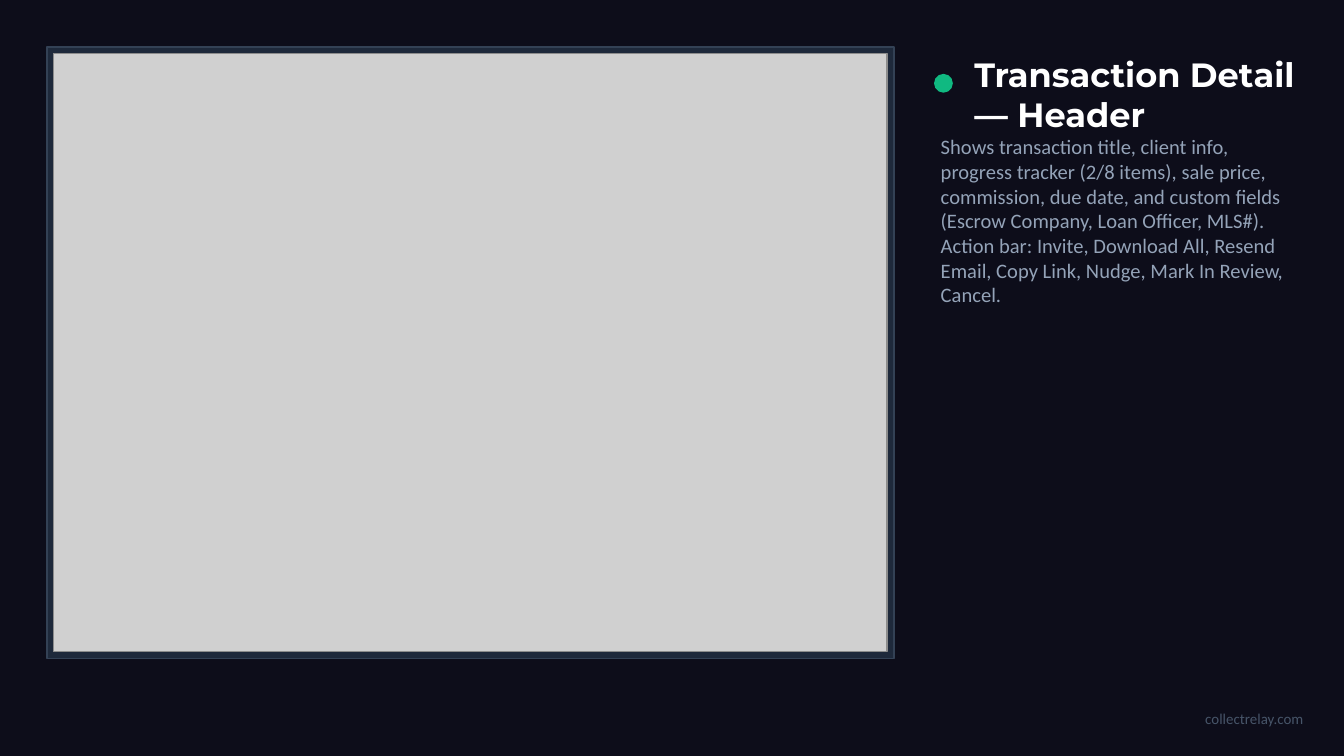
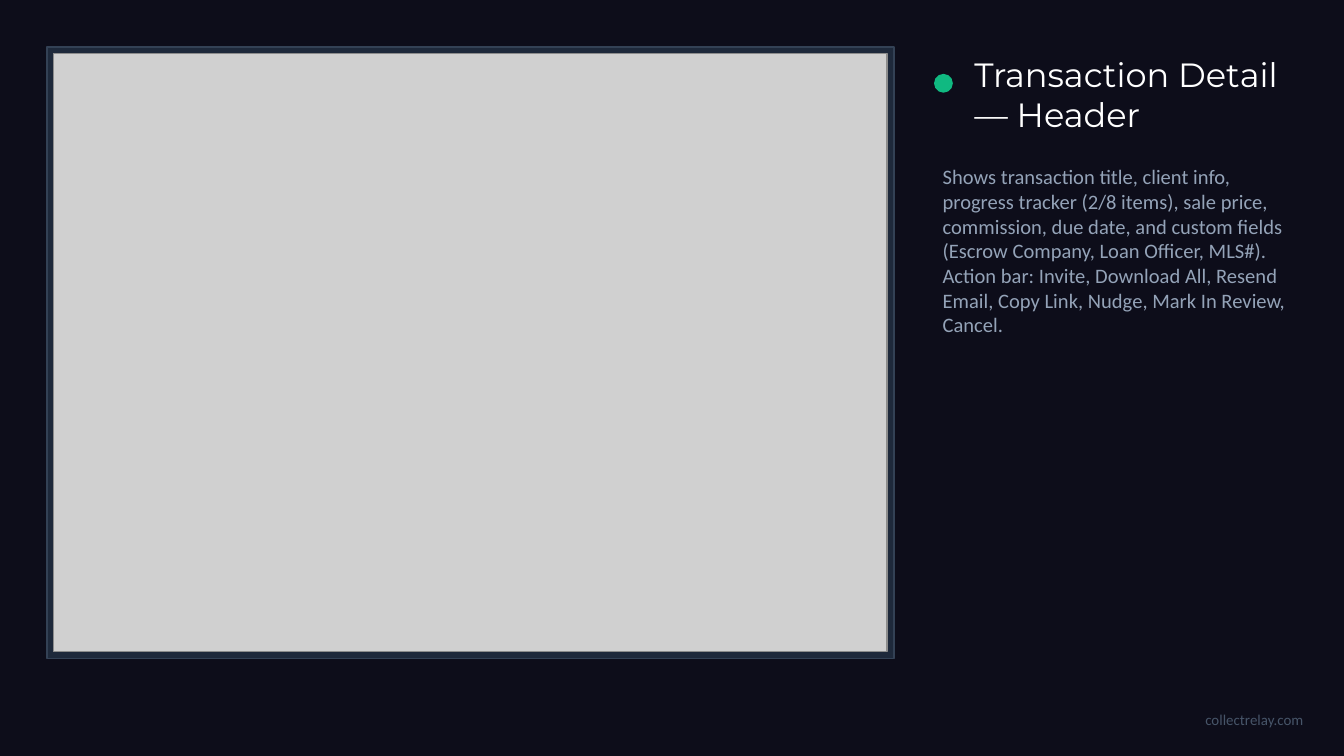
Before and after one commit to mprice78usa/CollectRelay, a slide deck: slide 6 of static/CollectRelay-Walkthrough.pptx. Drawn at 1344x756 pixels with LibreOffice and Linux fonts; fonts in the diff are those of the drawing; grey boxes stand for pictures. Boxes give left, top, right and bottom in pixels: in the first picture for what was removed or moved away, otherwise in the second. Text is boxed around its words. In the diff, an @@ line names an element or a change of style, - is before the commit and + after.

```diff
--- a/static/CollectRelay-Walkthrough.pptx
+++ b/static/CollectRelay-Walkthrough.pptx
@@ text "Transaction Detail — Header" at box(974, 62, 1278, 127): bold off @@
@@ text "Shows transaction title, client info, ...": place and size @@
-text "Shows transaction title, client info, ..." at box(941, 140, 1283, 302)
+text "Shows transaction title, client info, ..." at box(943, 170, 1284, 332)
```
Also in this commit, not shown: 25 other slides changed.
